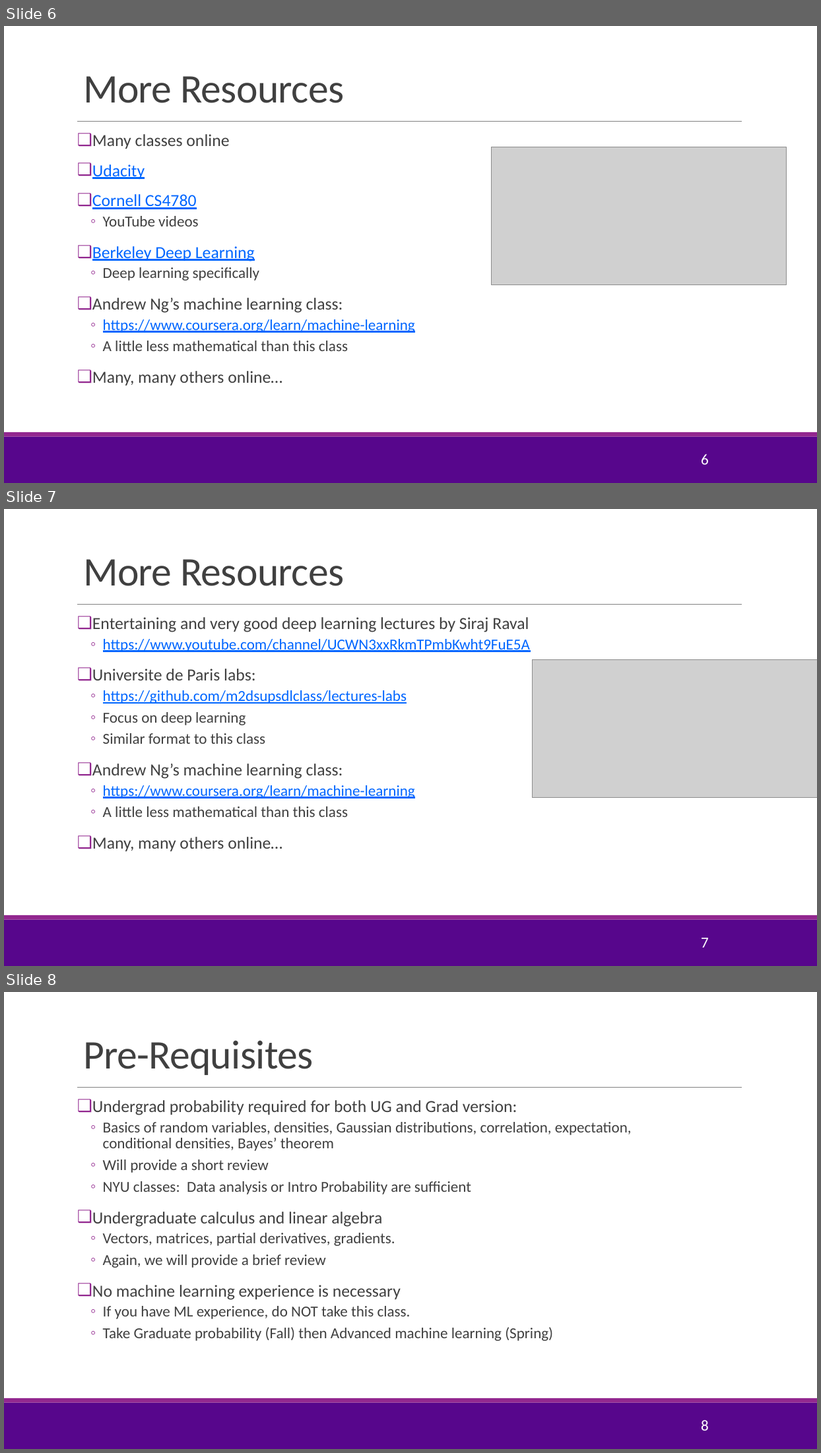
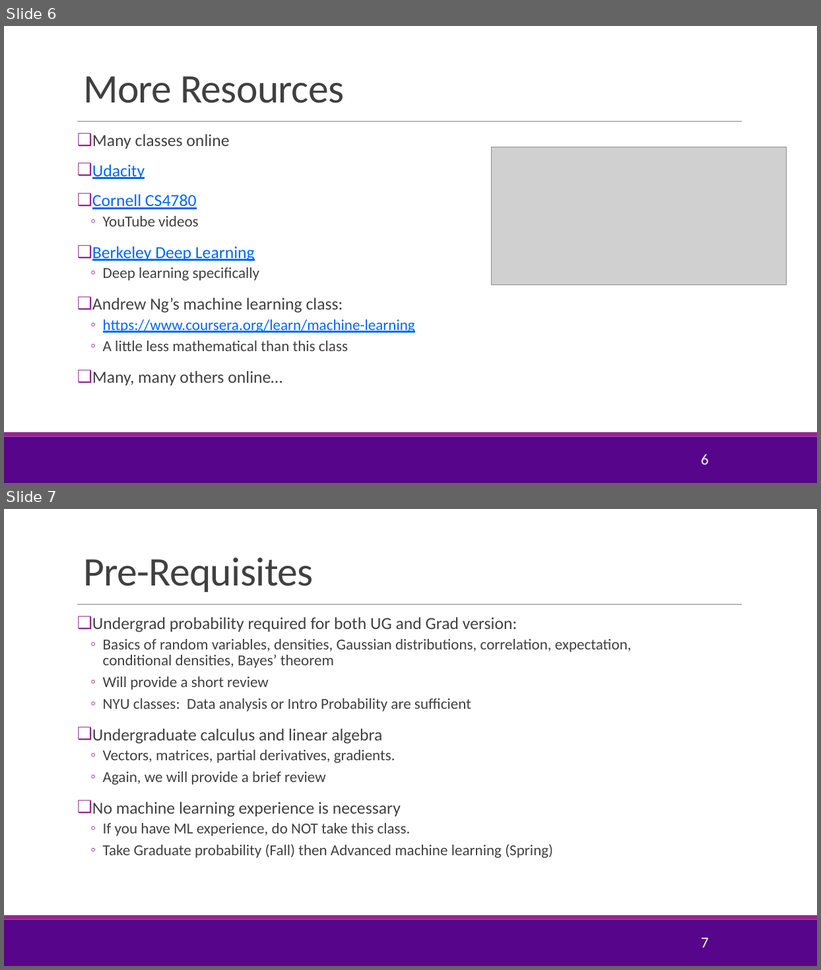
Before and after one commit to sdrangan/introml, a slide deck: lectures/CourseAdmin.pptx. Shown one above the other, each under a label of ours: slides 6, 7 and 8 before the commit, slides 6 and 7 after it. The pictures are 821x1453 and 821x970 pixels, drawn with LibreOffice and Linux fonts; fonts in the diff are those of the drawing; grey boxes stand for pictures; background and template pictures are left out. Boxes give left, top, right and bottom in pixels: in the first picture for what was removed or moved away, otherwise in the second. Text is boxed around its words. In the diff, an @@ line names an element or a change of style, - is before the commit and + after.

Commit message:
Updated the course admin for the new material

```diff
--- a/lectures/CourseAdmin.pptx
+++ b/lectures/CourseAdmin.pptx
@@ slide 7 removed at [4,509,817,966], background #FFFFFF; not listed: 3 template elements that a slide beside it also shows @@
@@ title removed at [83,559,344,586] @@
-More Resources
@@ text removed at [92,617,530,852] @@
-❑ Entertaining and very good deep learning lectures by Siraj Raval
-  ◦ https://www.youtube.com/channel/UCWN3xxRkmTPmbKwht9FuE5A
-❑ Universite de Paris labs:
-  ◦ https://github.com/m2dsupsdlclass/lectures-labs
-  ◦ Focus on deep learning
-  ◦ Similar format to this class
-❑ Andrew Ng’s machine learning class:
-  ◦ https://www.coursera.org/learn/machine-learning
-  ◦ A little less mathematical than this class
-❑ Many, many others online…
@@ picture removed at [532,660,817,798] @@
@@ page number removed at [701,938,709,948] @@
-7
@@ what was slide 8 is now slide 7 @@
@@ page number at [701,938,709,948]: text changed @@
-8
+7
```
Also in this commit, not shown: 3 slides changed, 1 slide added, 1 other file.
